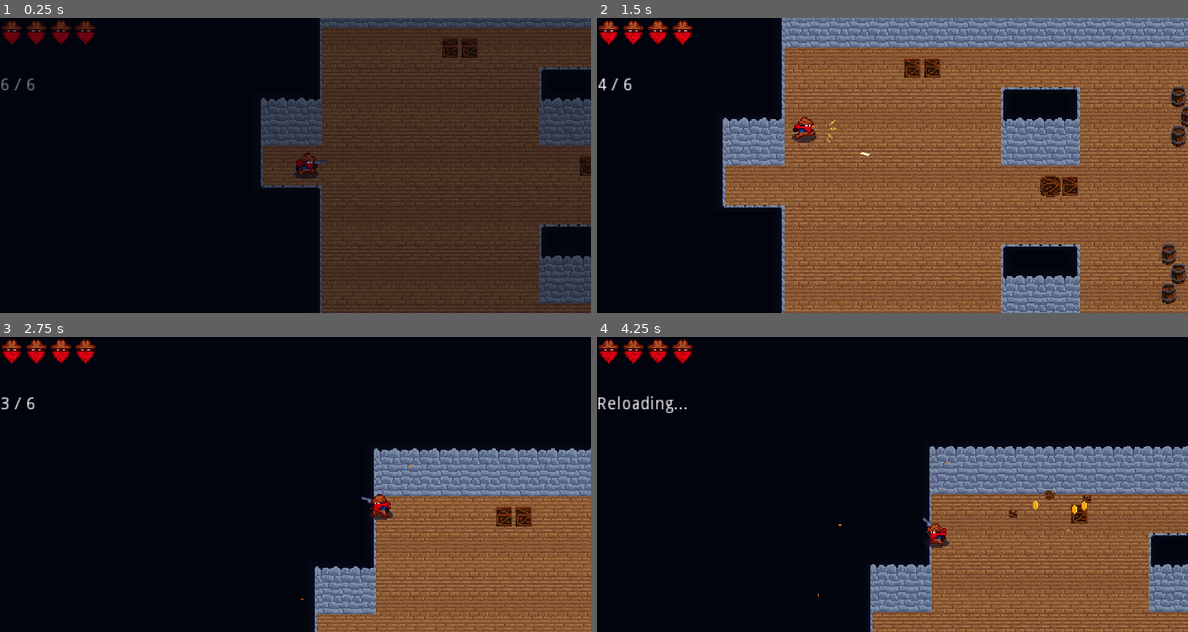
Above: before the commit, frames 1-4 (two rows, left to right).
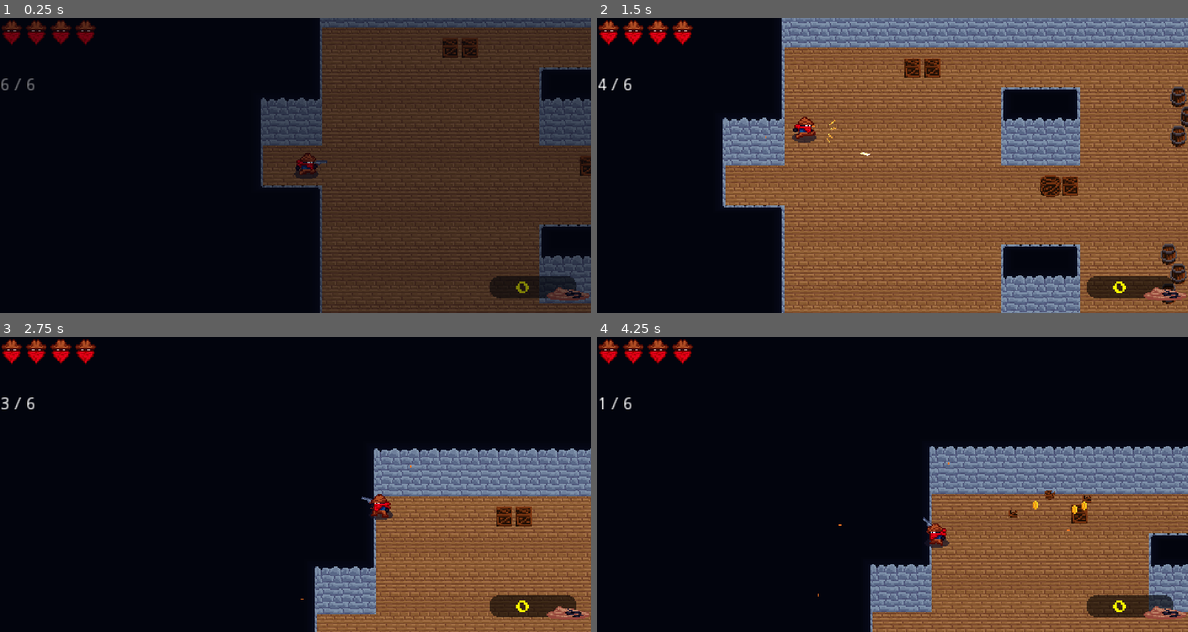
Above: after the commit, the same moments.

Repository: cinnamonmadi/snake-eyes
Game: Godot game, scene res://world.tscn
Same seed, same stepped clock (60 frames per second), same inputs: the game is played once before the commit and once after it.
Inputs (mouse positions are in pixels of both pictures, inside the frame that each line leads up to):
- Up to frame 1 (0.25 s): no input
- Up to frame 2 (1.5 s): move the mouse to (862, 224) at 0.52 s; hold W (up) from 0.53 s (still down); tap Shift (roll) at 0.6 s; click (862, 224) at 0.8 s; move the mouse to (1069, 209) at 1.27 s; click (1069, 209) at 1.35 s
- Up to frame 3 (2.75 s): tap Shift (roll) at 1.55, 2.1 s; move the mouse to (118, 440) at 2.02 s; release W (up) at 2.03 s; hold A (left) from 2.03 s (still down); click (118, 440) at 2.3 s
- Up to frame 4 (4.25 s): move the mouse to (922, 484) at 2.77 s; click (922, 484) at 2.85 s; tap Shift (roll) at 3.05, 3.6 s; move the mouse to (803, 410) at 3.52 s; release A (left) at 3.53 s; hold S (down) from 3.53 s (still down); click (803, 410) at 3.8 s; tap R (reload) at 4.15 s

The runs differ from the first frame. In frame 1, 1.1% of the frame differs, in the area x 82-100%, y 87-96%; in frame 2, 1.1%; in frame 3, 1.1%; in frame 4, 1.4%, in the area x 0-100%, y 20-96%.

Commit message:
Add dialog, coin purse, probably something else
Signed-off-by: cinnamonmadi <cinnamon.madi@gmail.com>

Diff:
--- a/bits/money/coin.gd
+++ b/bits/money/coin.gd
@@ -2,6 +2,8 @@
 
 onready var global = get_node("/root/Global")
 onready var player = get_parent().get_node("player")
+
+var follow_player = false
 
 func _ready():
     var _return_value = self.connect("body_entered", self, "_on_body_entered")
@@ -9,12 +11,15 @@
 
 func _process(delta):
     if sprite.animation == "idle" and player.position.distance_to(position) <= 60:
+        follow_player = true
+    if follow_player:
         use_3d_coordinates = false
         position += position.direction_to(player.position) * 80 * delta
 
 func _on_body_entered(body):
     if body.name == "player":
         sprite.play("collect_" + String(global.rng.randi_range(1, 3)))
+        player.coins += 1
 
 func _on_animation_finished():
     if sprite.animation.begins_with("collect"):
--- a/enemy/enemy.gd
+++ b/enemy/enemy.gd
@@ -6,6 +6,7 @@
 var gun_flash_scene = null
 
 onready var sprite = $sprite
+onready var collider = $collider
 onready var gun_sprite = $gun_sprite
 onready var shoot_timer = $shoot_timer
 
@@ -51,7 +52,7 @@
         aim_direction = position.direction_to(player.predicted_aim_position)
         if player.predicted_position.distance_to(position) > STRAFE_RADIUS:
             velocity = position.direction_to(player.predicted_position) * MOVE_SPEED
-        if shoot_timer.is_stopped() and player.position.distance_to(position) <= FIRE_RADIUS:
+        if shoot_timer.is_stopped() and gun_sprite.animation == "idle" and player.position.distance_to(position) <= FIRE_RADIUS:
             shoot()
 
     if state == State.DEATH and sprite.frame == treasure_bomb_frame and not has_treasure_bombed:
@@ -86,6 +87,11 @@
     elif sprite.animation == "death":
         die()
 
+func _on_gun_animation_finished():
+    if gun_sprite.animation == "shoot":
+        gun_sprite.play("idle")
+        shoot_timer.start(global.rng.randf_range(0.5, 3.0))
+
 func handle_player_bullet():
     if state == State.DEATH:
         return
@@ -108,11 +114,12 @@
         new_flash.rotation = gun_sprite.rotation
         new_flash.play("default")
 
-    shoot_timer.start(global.rng.randf_range(0.5, 3.0))
+    gun_sprite.play("shoot")
 
 func start_death():
     state = State.DEATH
     sprite.play("death")
+    collider.disabled = true
 
 func die():
     if treasure_bomb_frame == -1:
--- a/player/player.gd
+++ b/player/player.gd
@@ -61,7 +61,7 @@
 var fan_bullet_count = 0
 
 var health = 4
-var max_health = 4
+var coins = 0
 
 var sprites_visible = true
 var is_hovering_table = false
--- a/ui/ui.gd
+++ b/ui/ui.gd
@@ -15,6 +15,9 @@
 var button_roll_br
 
 var display_gg = false
+
+var coins = 0
+var coin_icon_ranges = [9, 99, 999, 9999, 99999]
 
 func _ready():
     dice_roll_screen.connect("animation_finished", self, "_on_dice_roll_animation_finished")
@@ -39,6 +42,7 @@
     buttons.visible = false
     if dice_roll_screen.visible:
         if dice_roll_screen.animation == "default":
+            $dice_roll/dialog/Label.percent_visible += 0.3 * delta
             buttons.visible = true
             if Input.is_action_just_pressed("shoot"):
                 if mouse_in_rect(button_exit_tl, button_exit_br):
@@ -46,6 +50,7 @@
                     dice_roll_screen.visible = false
                     get_parent().open_exit_room()
                 elif mouse_in_rect(button_roll_tl, button_roll_br):
+                    $dice_roll/dialog.visible = false
                     dice_roll_screen.play("roll")
         elif dice_roll_screen.animation == "results":
             if Input.is_action_just_pressed("shoot"):
@@ -53,15 +58,22 @@
                 dice_roll_screen.visible = false
                 get_parent().open_next_room("res://world.tscn")
 
-    if player.bullet_count != bullet_count or player.bullet_max != bullet_max or is_reloading != player.is_reloading():
+    if player.bullet_count != bullet_count:
         bullet_count = player.bullet_count
-        bullet_max = player.bullet_max
         is_reloading = player.is_reloading()
         if is_reloading:
             ammo_label.text = "Reloading..."
         else:
             ammo_label.text = String(bullet_count) + " / " + String(bullet_max)
+    if player.coins != coins:
+        coins = player.coins
+        $coin_purse/label.text = String(coins)
+        for i in range(0, coin_icon_ranges.size()):
+            if coins <= coin_icon_ranges[i]:
+                $coin_purse.frame = i
+                break
     ammo_label.visible = player.state != player.State.DEAD
+    $coin_purse.visible = player.state != player.State.DEAD
 
 func _on_dice_roll_animation_finished():
     if dice_roll_screen.animation == "roll":
--- a/ui/ui.tscn
+++ b/ui/ui.tscn
@@ -1,10 +1,18 @@
-[gd_scene load_steps=37 format=2]
+[gd_scene load_steps=43 format=2]
 
 [ext_resource path="res://ui/ui.gd" type="Script" id=1]
 [ext_resource path="res://ui/ui_diceroll.png" type="Texture" id=2]
 [ext_resource path="res://ui/health.gd" type="Script" id=3]
 [ext_resource path="res://ui/ui_buttons.png" type="Texture" id=4]
 [ext_resource path="res://ui/bankrupt.png" type="Texture" id=5]
+[ext_resource path="res://ui/ui_money.png" type="Texture" id=6]
+[ext_resource path="res://ui/gba_font.ttf" type="DynamicFontData" id=7]
+[ext_resource path="res://ui/ui_playerhead.png" type="Texture" id=8]
+[ext_resource path="res://ui/ui_textbox.png" type="Texture" id=9]
+
+[sub_resource type="DynamicFont" id=58]
+size = 12
+font_data = ExtResource( 7 )
 
 [sub_resource type="AtlasTexture" id=29]
 atlas = ExtResource( 2 )
@@ -140,6 +148,10 @@
 "speed": 9.0
 } ]
 
+[sub_resource type="DynamicFont" id=59]
+size = 12
+font_data = ExtResource( 7 )
+
 [sub_resource type="RectangleShape2D" id=28]
 extents = Vector2( 42, 18 )
 
@@ -155,12 +167,57 @@
 "_edit_use_anchors_": false
 }
 
+[node name="coin_purse" type="Sprite" parent="."]
+position = Vector2( 439, 216 )
+texture = ExtResource( 6 )
+hframes = 5
+
+[node name="label" type="Label" parent="coin_purse"]
+margin_left = -38.0
+margin_top = -1.0
+margin_right = 10.0
+margin_bottom = 15.0
+custom_colors/font_color = Color( 1, 1, 0, 1 )
+custom_fonts/font = SubResource( 58 )
+text = "0"
+align = 1
+__meta__ = {
+"_edit_use_anchors_": false
+}
+
 [node name="dice_roll" type="AnimatedSprite" parent="."]
-visible = false
 position = Vector2( 240, 120 )
 scale = Vector2( 1.5, 1.5 )
 frames = SubResource( 27 )
 playing = true
+
+[node name="dialog" type="NinePatchRect" parent="dice_roll"]
+margin_left = -155.0
+margin_top = -80.0
+margin_right = 155.0
+margin_bottom = -5.0
+texture = ExtResource( 9 )
+patch_margin_left = 18
+patch_margin_top = 18
+patch_margin_right = 18
+patch_margin_bottom = 18
+__meta__ = {
+"_edit_use_anchors_": false
+}
+
+[node name="face" type="Sprite" parent="dice_roll/dialog"]
+position = Vector2( 32, 37.3333 )
+texture = ExtResource( 8 )
+
+[node name="Label" type="Label" parent="dice_roll/dialog"]
+margin_left = 58.6667
+margin_top = 16.0
+margin_right = 298.667
+margin_bottom = 103.0
+custom_fonts/font = SubResource( 59 )
+text = "Hmm... exit and cash in now? Or roll the dice and keep going?"
+autowrap = true
+percent_visible = 0.0
 
 [node name="health" type="HBoxContainer" parent="."]
 margin_left = 10.0
@@ -196,5 +253,3 @@
 modulate = Color( 1, 1, 1, 0 )
 position = Vector2( 240, 120 )
 texture = ExtResource( 5 )
-
-[node name="tween" type="Tween" parent="."]
--- a/world.gd
+++ b/world.gd
@@ -36,6 +36,7 @@
     var current_player = get_node("player")
     var next_player = next_room.get_node("player")
     next_player.health = current_player.health
+    next_player.coins = current_player.coins
 
     state = State.FADE_OUT
     fader.fade_out()
Binary file added: ui/gba_font.ttf
Binary file added: ui/ui_playerhead.png
Not shown, added: ui/ui_playerhead.png.import
Binary file added: ui/ui_textbox.png
Not shown, added: ui/ui_textbox.png.import
Not shown, changed: ui/.DS_Store
